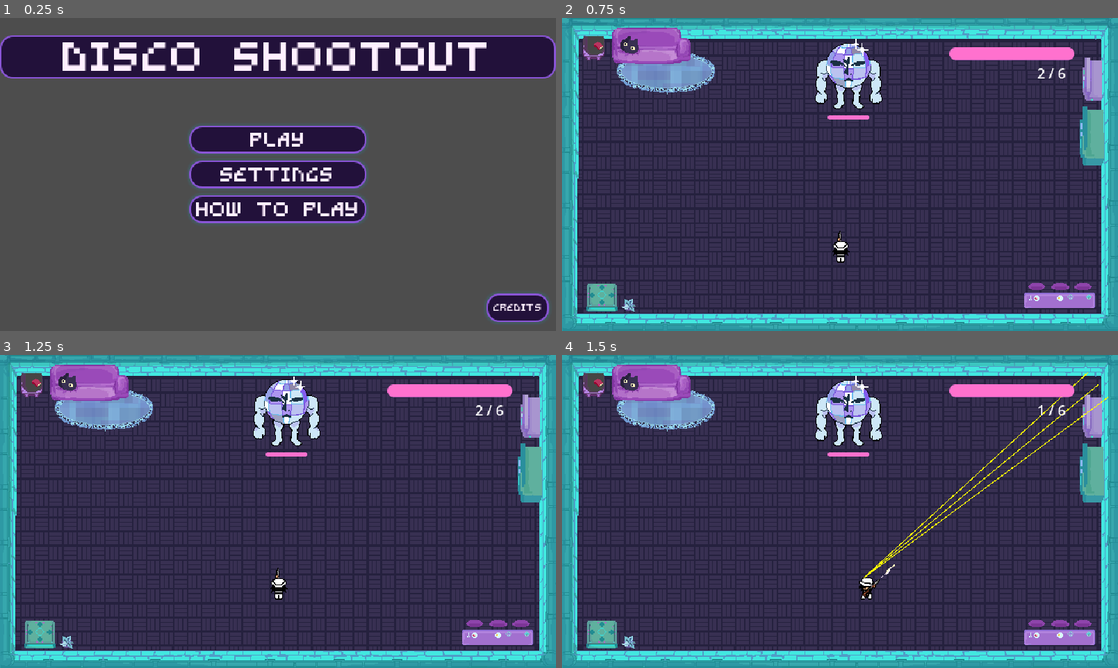
Above: before the commit, frames 1-4 (two rows, left to right).
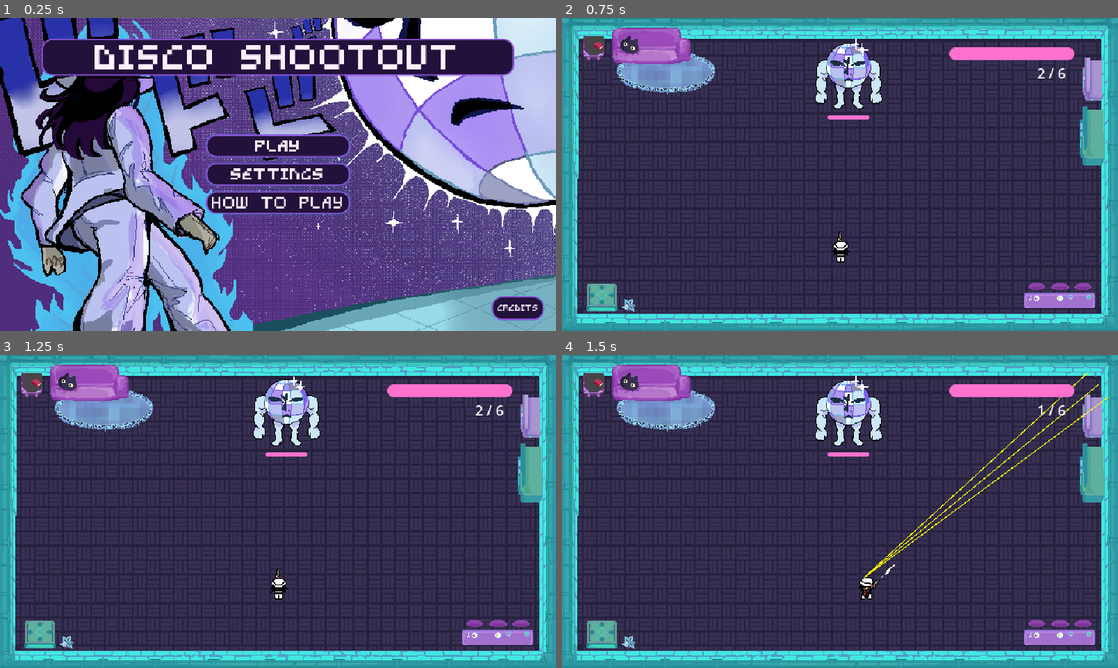
Above: after the commit, the same moments.

Repository: Kuran-002/Project-F
Game: Godot game, scene res://levels/main_menu/main_menu.tscn
The game is run twice, just before and just after one commit, with the same random seed, the same clock (stepped at 60 frames per second) and the same inputs. Sound files missing from this copy of the repository are replaced by a short silence.
Inputs (mouse positions are in pixels of both pictures, inside the frame that each line leads up to):
- Up to frame 1 (0.25 s): no input
- Up to frame 2 (0.75 s): click "Play" at 0.5 s
- Up to frame 3 (1.25 s): no input
- Up to frame 4 (1.5 s): move the mouse to (962, 495) at 1.27 s; hold D (move_right) from 1.28 s (still down); click (962, 495) at 1.35 s

The runs differ from the first frame. In frame 1, 91% of the frame differs, in the area x 0-100%, y 0-100%; in frame 2, nothing differs; in frame 3, nothing differs; in frame 4, nothing differs.

Commit message:
Finalized Changes + Game
- Added Splash Art to title screen
- Added "Hee Hee" sound when player gets hit

Diff:
--- a/enemy.tscn
+++ b/enemy.tscn
@@ -5,7 +5,7 @@
 [ext_resource type="Texture2D" uid="uid://dbky5w5x3oy57" path="res://ASSET/DiscoEnemy_front.png" id="2_front"]
 [ext_resource type="Texture2D" uid="uid://f4gryh6jio3m" path="res://ASSET/DiscoEnemy_Left.png" id="3_left"]
 [ext_resource type="Script" uid="uid://dos3qhffr4v0a" path="res://rhythm_notifier-6a45663809d9d6e8bfeaad0000fd19344d2dfbfe/addons/rhythm_notifier/rhythm_notifier.gd" id="3_qi2p4"]
-[ext_resource type="AudioStream" uid="uid://b2trfrpm100y6" path="res://AUDIO/13 - Bad.mp3" id="4_iifgy"]
+[ext_resource type="AudioStream" uid="uid://b2trfrpm100y6" path="res://Audio/13 - Bad.mp3" id="4_iifgy"]
 [ext_resource type="Texture2D" uid="uid://blgmk0hybthcj" path="res://ASSET/DiscoEnemy_Right.png" id="4_right"]
 [ext_resource type="Theme" uid="uid://csnkrwkh8euos" path="res://ASSET/theme/vaporwave_sunset.tres" id="5_health_theme"]
 
@@ -188,6 +188,7 @@
 
 [node name="Music" type="AudioStreamPlayer" parent="." unique_id=1272127455]
 stream = ExtResource("4_iifgy")
+bus = &"Music"
 
 [node name="WeaponPivot" type="Marker2D" parent="." unique_id=214316117]
 position = Vector2(0, 30)
--- a/levels/main_menu/main_menu.tscn
+++ b/levels/main_menu/main_menu.tscn
@@ -3,6 +3,7 @@
 [ext_resource type="Script" uid="uid://bfvh41cp0wkrd" path="res://levels/main_menu/main_menu_buttons.gd" id="1_nt5r4"]
 [ext_resource type="Theme" uid="uid://csnkrwkh8euos" path="res://ASSET/theme/vaporwave_sunset.tres" id="1_qbtdg"]
 [ext_resource type="Script" uid="uid://bnlipj2op067h" path="res://settings/settings_menu.gd" id="2_u4e7g"]
+[ext_resource type="Texture2D" uid="uid://dkoghlntt1nmd" path="res://ASSET/theme/splash-art.png" id="3_dedsy"]
 [ext_resource type="FontFile" uid="uid://cpmpva46rmy0l" path="res://ASSET/font/GravityRegular5.ttf" id="3_h370v"]
 [ext_resource type="FontFile" uid="uid://d3ma62rmgvab7" path="res://ASSET/font/GravityBold8.ttf" id="4_qhxwq"]
 [ext_resource type="Texture2D" uid="uid://cujqqwqjpgshf" path="res://ASSET/icon/mouse-left-click.png" id="6_qhxwq"]
@@ -44,6 +45,21 @@
 close_credits_button = NodePath("CreditsPanel/CloseCreditsButton")
 credits_panel = NodePath("CreditsPanel")
 
+[node name="SplashArt" type="TextureRect" parent="." unique_id=1068908598]
+layout_mode = 1
+anchors_preset = 15
+anchor_right = 1.0
+anchor_bottom = 1.0
+offset_left = -380.0
+offset_top = -220.0
+offset_right = 380.0
+offset_bottom = 220.0
+grow_horizontal = 2
+grow_vertical = 2
+scale = Vector2(0.46, 0.46)
+pivot_offset_ratio = Vector2(0.5, 0.5)
+texture = ExtResource("3_dedsy")
+
 [node name="TextureRect" type="TextureRect" parent="." unique_id=292119647]
 layout_mode = 1
 anchors_preset = 15
@@ -62,7 +78,8 @@
 offset_right = 320.0
 offset_bottom = 70.0
 grow_horizontal = 2
-pivot_offset = Vector2(320, 25)
+scale = Vector2(0.85, 0.85)
+pivot_offset_ratio = Vector2(0.5, 0.5)
 theme_override_fonts/normal_font = ExtResource("3_h370v")
 theme_override_fonts/bold_font = ExtResource("4_qhxwq")
 theme_override_font_sizes/normal_font_size = 10
@@ -85,7 +102,8 @@
 offset_bottom = 125.0
 grow_horizontal = 2
 grow_vertical = 2
-pivot_offset = Vector2(320, 0)
+scale = Vector2(0.815, 0.815)
+pivot_offset_ratio = Vector2(0.5, 0.5)
 theme_override_constants/separation = 8
 alignment = 1
 
@@ -115,6 +133,7 @@
 offset_top = 317.0
 offset_right = 632.0
 offset_bottom = 350.0
+scale = Vector2(0.84, 0.84)
 pivot_offset_ratio = Vector2(0.5, 0.5)
 theme_override_fonts/font = ExtResource("3_h370v")
 theme_override_font_sizes/font_size = 8
--- a/player.gd
+++ b/player.gd
@@ -28,6 +28,7 @@
 var is_dodging:bool = false 		# Whether the player is dodging
 var velocity:Vector2 = Vector2.ZERO # Velocity vector of player
 @onready var ammo_label: Label = $"../HUD/AmmoLabel"
+@onready var hurt_sound: AudioStreamPlayer = $HeeHee
 
 func is_moving_backwards(aim_direction:Vector2) -> bool:
 	return velocity.length_squared() > 0.0 and velocity.normalized().dot(aim_direction) < 0.0
@@ -168,6 +169,7 @@
 	var old_health = health
 	health = clamp(health - amount, 0, MAX_HEALTH)
 	health_bar.value = health
+	hurt_sound.play()
 	on_damage.emit(amount, health, old_health)
 	if health <= 0:
 		die()
--- a/player.tscn
+++ b/player.tscn
@@ -14,8 +14,9 @@
 [ext_resource type="Texture2D" uid="uid://cdkph0nkatqjm" path="res://ASSET/player_LeftIdle.png" id="12_left_idle"]
 [ext_resource type="Texture2D" uid="uid://cvk6dxxqoe51w" path="res://ASSET/player_RightIdle.png" id="13_right_idle"]
 [ext_resource type="Texture2D" uid="uid://bft6hrq1qm0cd" path="res://ASSET/player_UpIdle.png" id="14_up_idle"]
+[ext_resource type="AudioStream" uid="uid://gsvpdfrf4hmh" path="res://Audio/hee-hee.mp3" id="17_op7ga"]
 [ext_resource type="PackedScene" uid="uid://bhahq6mu8fe54" path="res://shotgun.tscn" id="18_q13i1"]
-[ext_resource type="AudioStream" uid="uid://5a407f6brx" path="res://AUDIO/ammo_pickup.mp3" id="19_ammo_pickup"]
+[ext_resource type="AudioStream" uid="uid://5a407f6brx" path="res://Audio/ammo_pickup.mp3" id="19_ammo_pickup"]
 
 [sub_resource type="AtlasTexture" id="AtlasTexture_pbfsw"]
 atlas = ExtResource("2_606se")
@@ -1334,6 +1335,11 @@
 
 [node name="AmmoPickupSound" type="AudioStreamPlayer" parent="." unique_id=1171504449]
 stream = ExtResource("19_ammo_pickup")
+bus = &"SFX"
+
+[node name="HeeHee" type="AudioStreamPlayer" parent="." unique_id=730398795]
+stream = ExtResource("17_op7ga")
+bus = &"SFX"
 
 [connection signal="timeout" from="DodgeTimer" to="." method="_on_dodge_timer_timeout"]
 [connection signal="timeout" from="DodgeInterval" to="." method="_on_dodge_interval_timeout"]
--- a/shotgun.tscn
+++ b/shotgun.tscn
@@ -6,8 +6,8 @@
 [ext_resource type="Texture2D" uid="uid://djhidfy5aati6" path="res://ASSET/Shotgun_reload.png" id="5_6cxpq"]
 [ext_resource type="Texture2D" uid="uid://hbt5k1flsk8t" path="res://ASSET/Shotfin_shoot.png" id="5_gda1h"]
 [ext_resource type="PackedScene" uid="uid://cfyui6i156pjo" path="res://shell.tscn" id="6_shell"]
-[ext_resource type="AudioStream" uid="uid://pnxdx7qtnc5l" path="res://AUDIO/Shotgun_shoot.mp3" id="7_shoot"]
-[ext_resource type="AudioStream" uid="uid://cck4ny4yvnmn0" path="res://AUDIO/Shotgun_reload.mp3" id="8_reload"]
+[ext_resource type="AudioStream" uid="uid://pnxdx7qtnc5l" path="res://Audio/Shotgun_shoot.mp3" id="7_shoot"]
+[ext_resource type="AudioStream" uid="uid://cck4ny4yvnmn0" path="res://Audio/Shotgun_reload.mp3" id="8_reload"]
 
 [sub_resource type="AtlasTexture" id="AtlasTexture_qvfgu"]
 atlas = ExtResource("3_gda1h")
@@ -131,6 +131,8 @@
 [node name="ShootSound" type="AudioStreamPlayer" parent="." unique_id=843555221]
 stream = ExtResource("7_shoot")
 volume_db = -7.5
+bus = &"SFX"
 
 [node name="ReloadSound" type="AudioStreamPlayer" parent="." unique_id=1528763875]
 stream = ExtResource("8_reload")
+bus = &"SFX"
Binary file added: ASSET/theme/splash-art.png
Not shown, added: ASSET/theme/splash-art.png.import
Not shown, added: Audio/hee-hee.mp3.import
Not shown: 1 places in enemy.tscn that only renumber resources
Not shown, added: ASSET/theme/SPLASH-ART.pixil
Not shown, added: Audio/hee-hee.mp3
